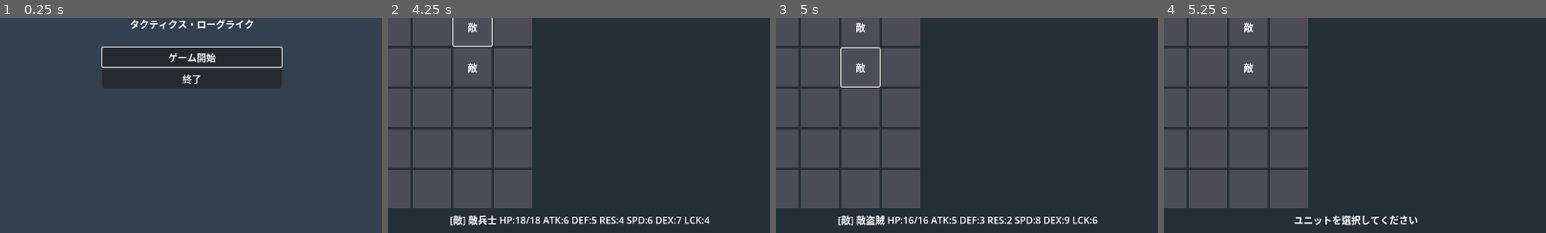
Above: before the commit, frames 1-4 (left to right).
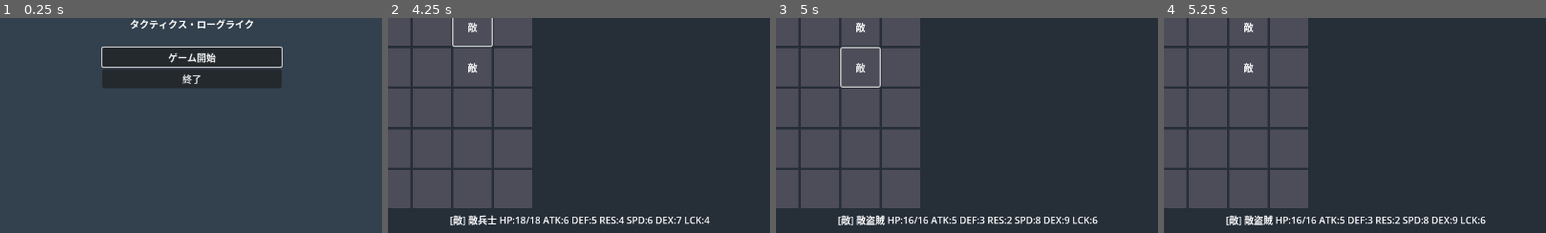
Above: after the commit, the same moments.

Repository: Akasaki-Kouji/Tactics-Roguelike-godot
Game: Godot game, scene res://scenes/home.tscn
Two runs of this game, one before a commit and one after it. Both use one fixed random seed, a clock stepped at 60 frames per second and the inputs below.
Inputs (mouse positions are % of the whole screen's width and height, from its top left):
- Up to frame 1 (0.25 s): no input
- Up to frame 2 (4.25 s): click "ゲーム開始" at 0.5 s; click "<" at 1.25 s; click ">" at 2 s; click "この設定で始める" at 2.75 s; click "敵" at 3.5 s
- Up to frame 3 (5 s): click "敵" at 4.25 s
- Up to frame 4 (5.25 s): click (4, 10) at 5.02 s
The pictures show only the part of the screen within x 25-75%, y 36-86%; the shares and areas given below are measured in that part.

Frames 1-3 are identical in both runs. In frame 4, 1.7% of the frame differs, in the area x 16-85%, y 91-97%.

Commit message:
Fix: Display unit stats only on click, not on hover
- Remove stat display from hover events
- Hover now only shows combat preview for attackable enemies
- Click displays detailed unit stats
- Cleaner separation between hover and click interactions

🤖 Generated with [Claude Code](https://claude.com/claude-code)

Co-Authored-By: Claude <noreply@anthropic.com>

Diff:
--- a/project/scripts/battle.gd
+++ b/project/scripts/battle.gd
@@ -212,29 +212,17 @@
 			update_display()
 
 func _on_tile_hover(pos: Vector2i):
-	# マウスオーバー時の処理
+	# マウスオーバー時の処理（戦闘予測のみ）
 	var unit_index = grid[pos.y][pos.x]
 
-	# ユニットがいる場合、情報を表示
-	if unit_index != null:
+	# 選択中のユニットがいて、攻撃範囲内の敵の場合は戦闘予測を表示
+	if unit_index != null and selected_unit != null and pos in attack_range_tiles:
 		var unit = game_manager.units[unit_index]
-		var unit_type = "味方" if unit.is_player else "敵"
-		$VBoxContainer/UnitInfo.text = "[%s] %s HP:%d/%d ATK:%d DEF:%d RES:%d SPD:%d DEX:%d LCK:%d" % [
-			unit_type, unit.name, unit.hp, unit.max_hp, unit.atk, unit.def, unit.res, unit.spd, unit.dex, unit.lck
-		]
-
-		# 選択中のユニットがいて、攻撃範囲内の敵の場合は戦闘予測も表示
-		if selected_unit != null and pos in attack_range_tiles and not unit.is_player:
+		if not unit.is_player:
 			show_combat_preview(selected_unit, unit_index)
 
 func _on_tile_hover_exit():
-	# マウスが離れたときの処理
-	# 選択中のユニットがあればその情報を表示、なければデフォルトメッセージ
-	if selected_unit != null:
-		update_unit_info()
-	else:
-		$VBoxContainer/UnitInfo.text = "ユニットを選択してください"
-	# 戦闘予測をクリア
+	# マウスが離れたときの処理（戦闘予測のクリアのみ）
 	hide_combat_preview()
 
 func calculate_move_range(from_pos: Vector2i):
